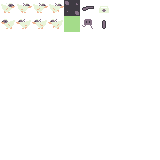
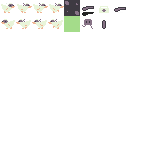
Layers edited between the first and the second (160, 160) image:
painted on "arma por enquanto" over 82, 7, 126, 16
